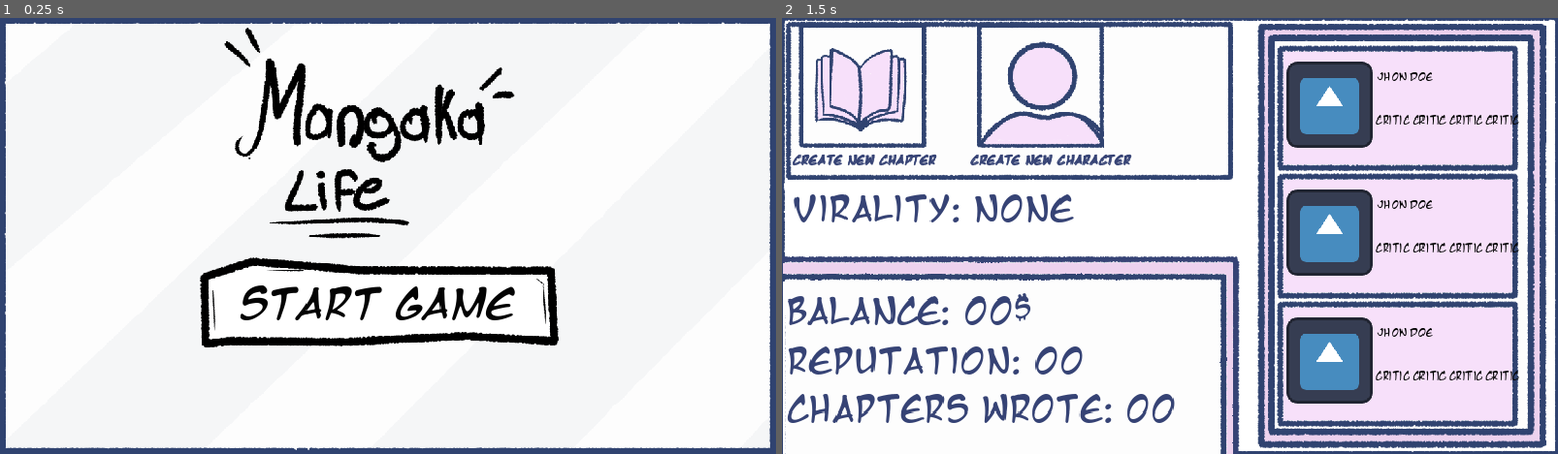
Above: before the commit, frames 1-2 (left to right).
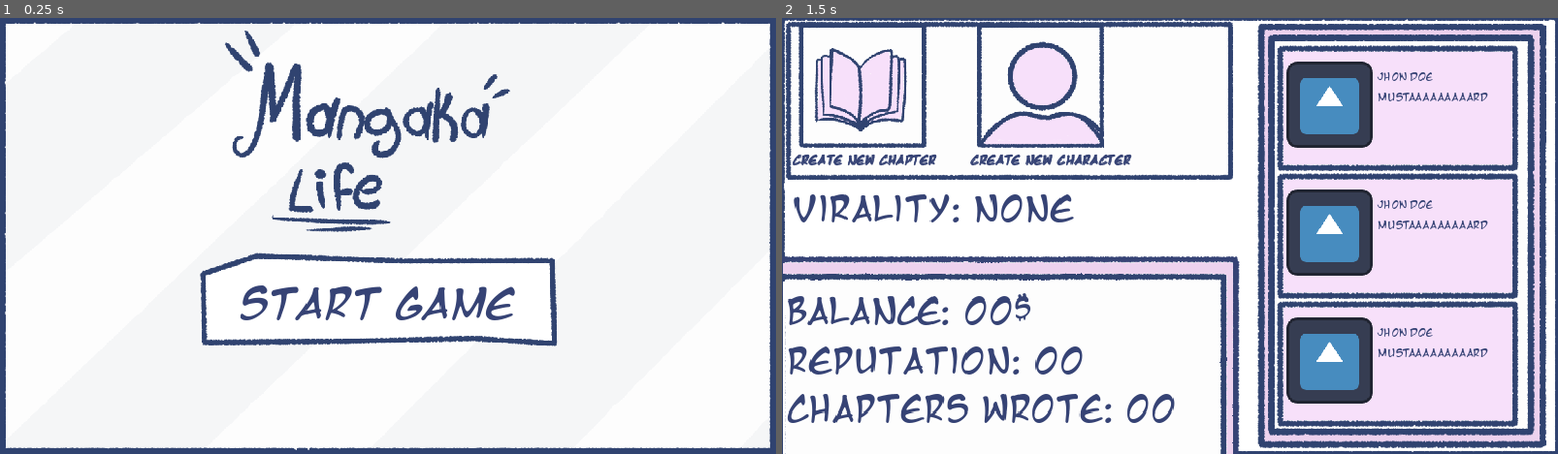
Above: after the commit, the same moments.

Repository: Noodle-Dev/Mangaka-Life
Game: Godot game, scene res://assets/scenes/Menus/Main_Menu.tscn
Same seed, same stepped clock (60 frames per second), same inputs: the game is played once before the commit and once after it. The project has no main scene, so this scene is started directly. The engine's default icon, where the game draws it, is replaced by a stand-in: a white triangle on a blue panel in a dark square.
Inputs:
- Up to frame 1 (0.25 s): no input
- Up to frame 2 (1.5 s): click "Start Game" at 0.5 s; click "Create New CHapter" at 1.25 s

The runs differ from the first frame. In frame 1, 7.5% of the frame differs, in the area x 25-72%, y 2-76%; in frame 2, 1.3%.

Commit message:
Small changes

Diff:
--- a/assets/prefabs/Entity_Critic_UI.tscn
+++ b/assets/prefabs/Entity_Critic_UI.tscn
@@ -13,13 +13,13 @@
 grow_horizontal = 2
 grow_vertical = 2
 
-[node name="TextureRect" type="TextureRect" parent="."]
+[node name="User" type="TextureRect" parent="."]
 layout_mode = 0
 offset_right = 366.0
 offset_bottom = 199.0
 texture = ExtResource("1_e0lnq")
 
-[node name="Chapters" type="Label" parent="TextureRect"]
+[node name="UserName" type="Label" parent="User"]
 layout_mode = 1
 anchors_preset = -1
 anchor_left = 1.0
@@ -30,31 +30,31 @@
 offset_right = -48.476
 offset_bottom = 13.126
 grow_horizontal = 0
-theme_override_colors/font_color = Color(0, 0, 0, 1)
+theme_override_colors/font_color = Color(0.211765, 0.262745, 0.458824, 1)
 theme_override_fonts/font = ExtResource("1_pk2o5")
 theme_override_font_sizes/font_size = 15
 text = "Jhon Doe"
 vertical_alignment = 1
 
-[node name="Chapters2" type="Label" parent="TextureRect"]
-layout_mode = 1
-anchors_preset = 1
-anchor_left = 1.0
-anchor_right = 1.0
-offset_left = -218.0
-offset_top = 62.0
-offset_bottom = 169.0
-grow_horizontal = 0
-theme_override_colors/font_color = Color(0, 0, 0, 1)
-theme_override_fonts/font = ExtResource("1_pk2o5")
-theme_override_font_sizes/font_size = 15
-text = "Critic Critic Critic Critic "
-vertical_alignment = 1
-
-[node name="TextureRect" type="TextureRect" parent="TextureRect"]
+[node name="UserPic" type="TextureRect" parent="User"]
 layout_mode = 0
 offset_left = 16.0
 offset_top = 28.0
 offset_right = 144.0
 offset_bottom = 156.0
 texture = ExtResource("2_b4ak4")
+
+[node name="UserOpiniion" type="RichTextLabel" parent="User"]
+layout_mode = 1
+anchors_preset = -1
+anchor_left = 0.413
+anchor_top = 0.357
+anchor_right = 0.932
+anchor_bottom = 0.859
+offset_left = -0.158005
+offset_top = -0.0430069
+offset_right = -0.11203
+offset_bottom = 0.0589905
+theme_override_colors/default_color = Color(0.211765, 0.262745, 0.458824, 1)
+theme_override_fonts/normal_font = ExtResource("1_pk2o5")
+text = "MUSTAAAAAAAAARD"
--- a/assets/scenes/Mechanics_Scenes/Chapter_Maker_Scene.tscn
+++ b/assets/scenes/Mechanics_Scenes/Chapter_Maker_Scene.tscn
@@ -1,7 +1,7 @@
 [gd_scene load_steps=9 format=3 uid="uid://d4m0qevbvi46r"]
 
-[ext_resource type="Texture2D" uid="uid://dsmdc5ahlaa1m" path="res://assets/sprites/Logos/UI Question.png" id="1_igbx8"]
 [ext_resource type="Script" path="res://assets/scripts/Chapter_Creation/chapter_buttons_creation_scene.gd" id="1_r4jwf"]
+[ext_resource type="Texture2D" uid="uid://dpwnn3anj5uq4" path="res://assets/sprites/UI/UI Question.png" id="2_2emy3"]
 [ext_resource type="FontFile" uid="uid://svjf1m8quja6" path="res://assets/fonts/mangat.ttf" id="2_i71g3"]
 [ext_resource type="FontFile" uid="uid://dvex2p1l2cfg5" path="res://assets/fonts/mangatb.ttf" id="4_k45dk"]
 
@@ -119,7 +119,7 @@
 anchor_right = 1.0
 anchor_bottom = 1.0
 offset_top = 847.0
-offset_right = 0.00012207
+offset_right = 0.000244141
 offset_bottom = 523.0
 grow_horizontal = 2
 grow_vertical = 2
@@ -127,7 +127,7 @@
 
 [node name="button_choice_one" type="TextureButton" parent="UI/Manga_Bg/Question_holder"]
 layout_mode = 2
-texture_normal = ExtResource("1_igbx8")
+texture_normal = ExtResource("2_2emy3")
 
 [node name="Label" type="Label" parent="UI/Manga_Bg/Question_holder/button_choice_one"]
 layout_mode = 1
@@ -136,16 +136,16 @@
 anchor_bottom = 1.0
 grow_horizontal = 2
 grow_vertical = 2
-theme_override_colors/font_color = Color(0, 0, 0, 1)
-theme_override_fonts/font = ExtResource("2_i71g3")
-theme_override_font_sizes/font_size = 41
+theme_override_colors/font_color = Color(0.211765, 0.262745, 0.458824, 1)
+theme_override_fonts/font = ExtResource("2_i71g3")
+theme_override_font_sizes/font_size = 45
 text = "Manga sty"
 horizontal_alignment = 1
 vertical_alignment = 1
 
 [node name="button_choice_two" type="TextureButton" parent="UI/Manga_Bg/Question_holder"]
 layout_mode = 2
-texture_normal = ExtResource("1_igbx8")
+texture_normal = ExtResource("2_2emy3")
 
 [node name="Label" type="Label" parent="UI/Manga_Bg/Question_holder/button_choice_two"]
 layout_mode = 1
@@ -154,16 +154,16 @@
 anchor_bottom = 1.0
 grow_horizontal = 2
 grow_vertical = 2
-theme_override_colors/font_color = Color(0, 0, 0, 1)
-theme_override_fonts/font = ExtResource("2_i71g3")
-theme_override_font_sizes/font_size = 41
+theme_override_colors/font_color = Color(0.211765, 0.262745, 0.458824, 1)
+theme_override_fonts/font = ExtResource("2_i71g3")
+theme_override_font_sizes/font_size = 45
 text = "Manga sty"
 horizontal_alignment = 1
 vertical_alignment = 1
 
 [node name="button_choice_three" type="TextureButton" parent="UI/Manga_Bg/Question_holder"]
 layout_mode = 2
-texture_normal = ExtResource("1_igbx8")
+texture_normal = ExtResource("2_2emy3")
 
 [node name="Label" type="Label" parent="UI/Manga_Bg/Question_holder/button_choice_three"]
 layout_mode = 1
@@ -172,16 +172,16 @@
 anchor_bottom = 1.0
 grow_horizontal = 2
 grow_vertical = 2
-theme_override_colors/font_color = Color(0, 0, 0, 1)
-theme_override_fonts/font = ExtResource("2_i71g3")
-theme_override_font_sizes/font_size = 41
+theme_override_colors/font_color = Color(0.211765, 0.262745, 0.458824, 1)
+theme_override_fonts/font = ExtResource("2_i71g3")
+theme_override_font_sizes/font_size = 45
 text = "Manga sty"
 horizontal_alignment = 1
 vertical_alignment = 1
 
 [node name="button_choice_four" type="TextureButton" parent="UI/Manga_Bg/Question_holder"]
 layout_mode = 2
-texture_normal = ExtResource("1_igbx8")
+texture_normal = ExtResource("2_2emy3")
 
 [node name="Label" type="Label" parent="UI/Manga_Bg/Question_holder/button_choice_four"]
 layout_mode = 1
@@ -190,9 +190,9 @@
 anchor_bottom = 1.0
 grow_horizontal = 2
 grow_vertical = 2
-theme_override_colors/font_color = Color(0, 0, 0, 1)
-theme_override_fonts/font = ExtResource("2_i71g3")
-theme_override_font_sizes/font_size = 41
+theme_override_colors/font_color = Color(0.211765, 0.262745, 0.458824, 1)
+theme_override_fonts/font = ExtResource("2_i71g3")
+theme_override_font_sizes/font_size = 45
 text = "Manga sty"
 horizontal_alignment = 1
 vertical_alignment = 1
--- a/assets/scenes/Menus/Main_Menu.tscn
+++ b/assets/scenes/Menus/Main_Menu.tscn
@@ -1,10 +1,10 @@
 [gd_scene load_steps=9 format=3 uid="uid://74uq6dgbt0tb"]
 
 [ext_resource type="Script" path="res://assets/scripts/MainMenu/MainMenuLogic.gd" id="1_0vluc"]
-[ext_resource type="Texture2D" uid="uid://dsmdc5ahlaa1m" path="res://assets/sprites/Logos/UI Question.png" id="1_di0wj"]
 [ext_resource type="Texture2D" uid="uid://dv6unjeyn8nv2" path="res://assets/sprites/UI/Bakcground_UI.png" id="2_lqaib"]
 [ext_resource type="Texture2D" uid="uid://l3l65tu26ljv" path="res://assets/sprites/Logos/Mangaka_Logo.png" id="2_n1j50"]
 [ext_resource type="FontFile" uid="uid://b54e5tqeqjwr4" path="res://assets/fonts/mangati.ttf" id="2_yujwp"]
+[ext_resource type="Texture2D" uid="uid://dpwnn3anj5uq4" path="res://assets/sprites/UI/UI Question.png" id="3_elwh1"]
 
 [sub_resource type="Animation" id="Animation_b8y0y"]
 length = 0.001
@@ -40,7 +40,7 @@
 offset_top = 347.0
 offset_right = 832.0
 offset_bottom = 506.0
-texture_normal = ExtResource("1_di0wj")
+texture_normal = ExtResource("3_elwh1")
 
 [node name="Label" type="Label" parent="Control/TextureRect/TextureButton"]
 layout_mode = 1
@@ -49,7 +49,7 @@
 anchor_bottom = 1.0
 grow_horizontal = 2
 grow_vertical = 2
-theme_override_colors/font_color = Color(0.0110876, 0.0110876, 0.0110876, 1)
+theme_override_colors/font_color = Color(0.211765, 0.262745, 0.458824, 1)
 theme_override_fonts/font = ExtResource("2_yujwp")
 theme_override_font_sizes/font_size = 61
 text = "Start Game"
Binary file changed: assets/sprites/Logos/Mangaka_Logo.png
Binary file added: assets/sprites/UI/UI Question.png
Not shown, added: assets/sprites/UI/UI Question.png.import
Not shown, added: assets/sprites/Logos/Mangaka_Logo.png~
